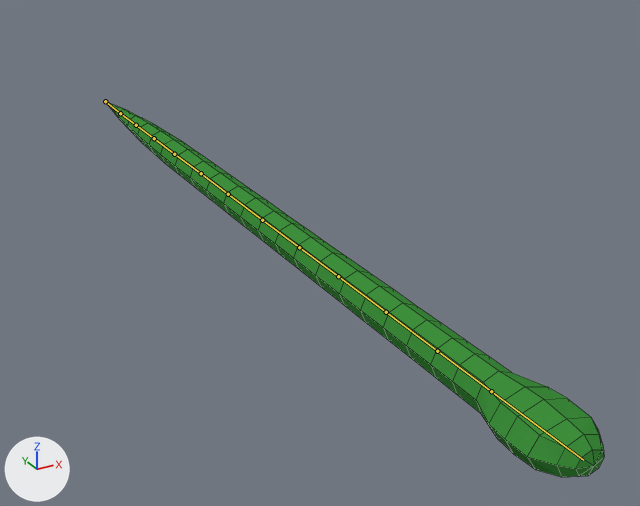
A saved change to the Blender file Assets/Models/snake.blend.
Before and after are seen from a 50 mm camera at (-3.79, -1.4, 3.54) aimed at (0.61, 6.6, -0.47). The lights are fixed; the arrows at lower left show +X, +Y and +Z. The bones that bend it are drawn over the model as lines. Mesh edges are drawn as thin lines.
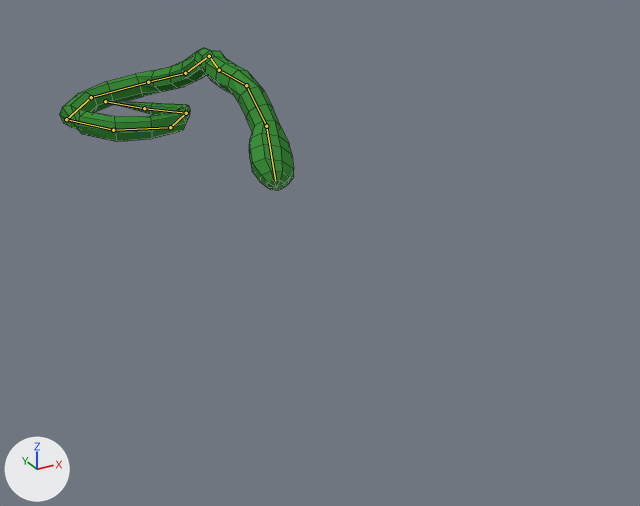
The newer file adds an action. The first version stands in its rest pose; the second is drawn at frame 30 of the action 'Snake_Work.001'.

Pixel boxes (x1, y1, x2, y2) of what changed, in the pictures (640 x 506 px):
'Cylinder', posed (53% narrower, 62% shorter): before (105, 101, 604, 477); after (59, 48, 294, 190)
bone 'Bone', root to tip: before (105, 101) to (120, 113); after (105, 101) to (144, 108)
bone 'Bone.001', root to tip: before (120, 113) to (136, 125); after (144, 108) to (186, 113)
bone 'Bone.002', root to tip: before (136, 125) to (154, 138); after (186, 113) to (170, 127)
bone 'Bone.003', root to tip: before (154, 138) to (174, 154); after (170, 127) to (113, 130)
bone 'Bone.004', root to tip: before (174, 154) to (201, 173); after (113, 130) to (66, 119)
bone 'Bone.005', root to tip: before (201, 173) to (228, 194); after (66, 119) to (91, 97)
bone 'Bone.006', root to tip: before (228, 194) to (262, 220); after (91, 97) to (148, 82)
bone 'Bone.007', root to tip: before (262, 220) to (299, 247); after (148, 82) to (185, 73)
bone 'Bone.008', root to tip: before (299, 247) to (338, 276); after (185, 73) to (209, 56)
bone 'Bone.009', root to tip: before (338, 276) to (386, 312); after (209, 56) to (219, 70)
bone 'Bone.010', root to tip: before (386, 312) to (437, 351); after (219, 70) to (246, 85)
bone 'Bone.011', root to tip: before (437, 351) to (491, 391); after (246, 85) to (266, 126)
bone 'Bone.012', root to tip: before (491, 391) to (583, 460); after (266, 126) to (275, 181)

The change in detail:
Bone 'Bone' (bone_bone) turns from (0, 0, 0) to (0, -1, -32) degrees about its own x, y and z.
Bone 'Bone.001' (bone_bone_001) turns from (0, 0, 0) to (0, 0, 8) degrees about its own x, y and z.
Bone 'Bone.002' (bone_bone_002) turns from (0, 0, 0) to (0, -2, -77) degrees about its own x, y and z.
Bone 'Bone.003' (bone_bone_003) turns from (0, 0, 0) to (0, 0, -67) degrees about its own x, y and z.
Bone 'Bone.004' (bone_bone_004) turns from (0, 0, 0) to (0, 0, -46) degrees about its own x, y and z.
Bone 'Bone.005' (bone_bone_005) turns from (0, 0, 0) to (128, 79, 57) degrees about its own x, y and z.
Bone 'Bone.006' (bone_bone_006) turns from (0, 0, 0) to (55, -3, 19) degrees about its own x, y and z.
Bone 'Bone.007' (bone_bone_007) turns from (0, 0, 0) to (40, 9, 48) degrees about its own x, y and z.
Bone 'Bone.008' (bone_bone_008) turns from (0, 0, 0) to (-6, 10, 15) degrees about its own x, y and z.
Bone 'Bone.009' (bone_bone_009) turns from (0, 0, 0) to (31, 9, 28) degrees about its own x, y and z.
Bone 'Bone.010' (bone_bone_010) turns from (0, 0, 0) to (7, -2, -17) degrees about its own x, y and z.
Bone 'Bone.011' (bone_bone_011) turns from (0, 0, 0) to (38, -27, -10) degrees about its own x, y and z.
Bone 'Bone.012' (bone_bone_012) turns from (0, 0, 0) to (0, 0, 20) degrees about its own x, y and z.
